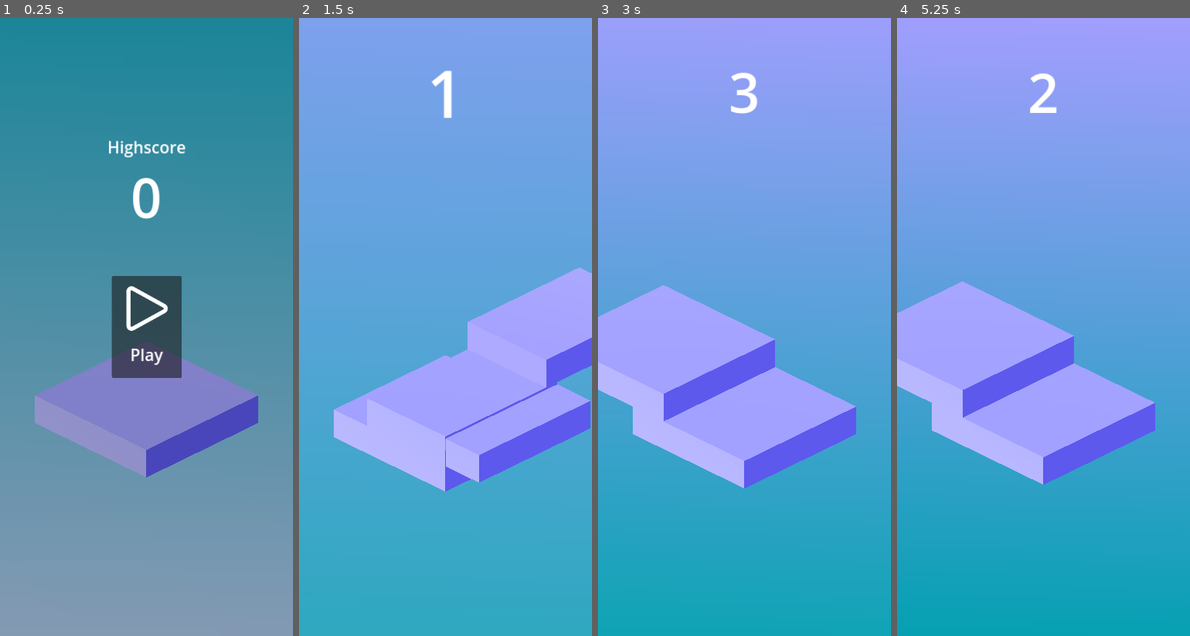
Above: before the commit, frames 1-4 (left to right).
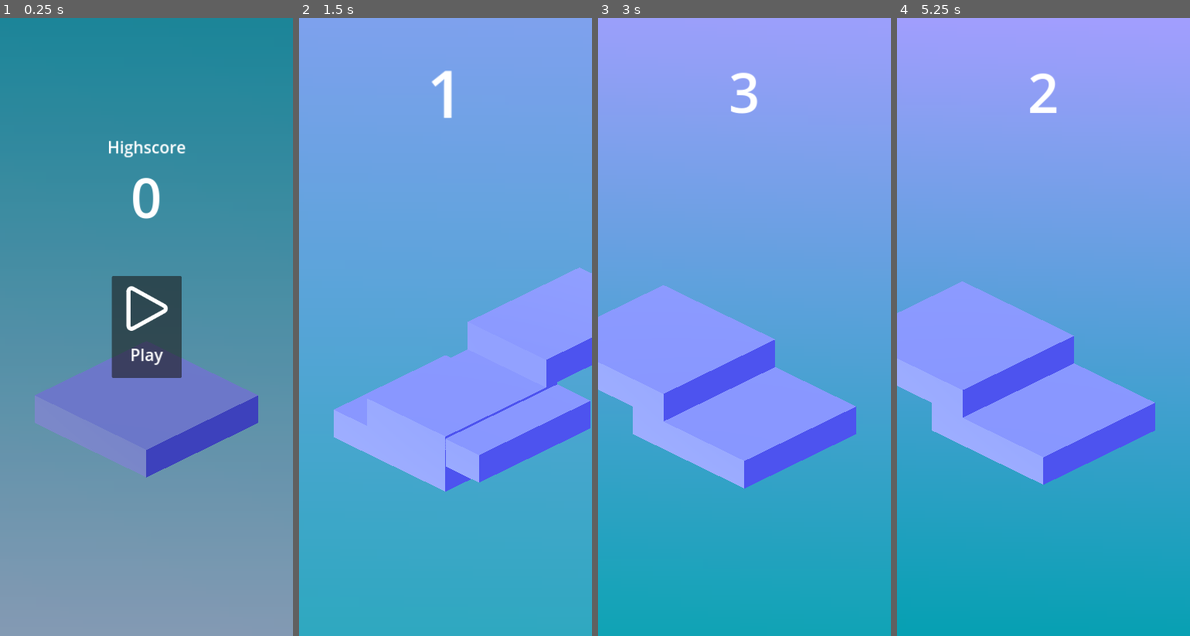
Above: after the commit, the same moments.

Repository: SkaceKamen/stack-it
Game: Godot game, scene res://main.tscn
The game is run twice, just before and just after one commit, with the same random seed, the same clock (stepped at 60 frames per second) and the same inputs.
Inputs (mouse positions are in pixels of both pictures, inside the frame that each line leads up to):
- Up to frame 1 (0.25 s): no input
- Up to frame 2 (1.5 s): click (445, 327) at 0.5 s; move the mouse to (509, 296) at 1.27 s; click (509, 296) at 1.42 s
- Up to frame 3 (3 s): tap Space (ui_select) at 1.52, 2.27 s; move the mouse to (685, 357) at 2.02 s; click (685, 357) at 2.17 s; click (744, 320) at 2.75 s
- Up to frame 4 (5.25 s): move the mouse to (1072, 191) at 3.52 s; click (1072, 191) at 3.67 s; move the mouse to (1028, 450) at 4.27 s; click (1028, 450) at 4.42 s; tap Space (ui_select) at 4.52 s; click (1043, 320) at 5 s

The runs differ from the first frame. In frame 2, 15% of the frame differs, in the area x 11-100%, y 40-77%; in frame 3, 14%; in frame 4, 14%.

Commit message:
Working on multi skin support

Diff:
--- a/blue_skin.tscn
+++ b/blue_skin.tscn
@@ -1,6 +1,10 @@
-[gd_scene load_steps=4 format=3 uid="uid://coaea6xflebpp"]
+[gd_scene load_steps=5 format=3 uid="uid://coaea6xflebpp"]
 
 [ext_resource type="PackedScene" uid="uid://2m63hvaa5rmy" path="res://gradient_skin.tscn" id="1_8wjhd"]
+
+[sub_resource type="Gradient" id="Gradient_iaff2"]
+offsets = PackedFloat32Array(0, 0.507003, 1)
+colors = PackedColorArray(0.557864, 0.626491, 1, 1, 0.701885, 0.710451, 0.932726, 1, 0, 0.518732, 0.875375, 1)
 
 [sub_resource type="StandardMaterial3D" id="StandardMaterial3D_manhf"]
 resource_local_to_scene = true
@@ -11,6 +15,7 @@
 size = Vector3(1, 0.2, 1)
 
 [node name="gradient_skin" instance=ExtResource("1_8wjhd")]
+gradient = SubResource("Gradient_iaff2")
 
 [node name="MeshInstance3D" parent="." index="0"]
 mesh = SubResource("BoxMesh_v710x")
--- /dev/null
+++ b/game_data.gd
@@ -0,0 +1,4 @@
+extends Resource
+class_name GameData
+
+@export() var skins: Array[SkinData] = []
--- /dev/null
+++ b/game_data.tres
@@ -0,0 +1,20 @@
+[gd_resource type="Resource" script_class="GameData" load_steps=7 format=3 uid="uid://b1w725cocdhbd"]
+
+[ext_resource type="Script" path="res://game_data.gd" id="1_qfawb"]
+[ext_resource type="Script" path="res://skin_data.gd" id="2_ckx80"]
+[ext_resource type="PackedScene" uid="uid://coaea6xflebpp" path="res://blue_skin.tscn" id="3_qvnpl"]
+[ext_resource type="PackedScene" uid="uid://dkrji788kte3t" path="res://raindow_skin.tscn" id="4_glt64"]
+
+[sub_resource type="Resource" id="Resource_e6ivh"]
+script = ExtResource("2_ckx80")
+name = "blue"
+prefab = ExtResource("3_qvnpl")
+
+[sub_resource type="Resource" id="Resource_4l75o"]
+script = ExtResource("2_ckx80")
+name = "rainbow"
+prefab = ExtResource("4_glt64")
+
+[resource]
+script = ExtResource("1_qfawb")
+skins = Array[ExtResource("2_ckx80")]([SubResource("Resource_e6ivh"), SubResource("Resource_4l75o")])
--- a/gradient_skin.tscn
+++ b/gradient_skin.tscn
@@ -3,8 +3,8 @@
 [ext_resource type="Script" path="res://gradient_skin.gd" id="1_37e0w"]
 
 [sub_resource type="Gradient" id="Gradient_wt8hh"]
-offsets = PackedFloat32Array(0, 0.504202, 1)
-colors = PackedColorArray(0.666961, 0.67052, 0.990465, 1, 0.768031, 0.464275, 0.908528, 1, 0.470079, 0.354864, 0.853899, 1)
+offsets = PackedFloat32Array(0, 0.498599, 1)
+colors = PackedColorArray(0.557864, 0.626491, 1, 1, 0.549788, 0.847815, 0, 1, 1, 0.200034, 0.466463, 1)
 
 [sub_resource type="StandardMaterial3D" id="StandardMaterial3D_in454"]
 resource_local_to_scene = true
--- a/main.tscn
+++ b/main.tscn
@@ -266,7 +266,7 @@
 layer = 3
 script = ExtResource("4_6npex")
 score_label = NodePath("Ingame/Score/ScoreLabel")
-animation_player = NodePath("Ingame/AnimationPlayer")
+animation_player = NodePath("Ingame/IngameAnimationPlayer")
 ingame = NodePath("Ingame")
 menu_screen = NodePath("MenuScreen")
 game_end_screen = NodePath("GameEndScreen")
@@ -280,7 +280,7 @@
 grow_horizontal = 2
 grow_vertical = 2
 
-[node name="AnimationPlayer" type="AnimationPlayer" parent="UIManager/Ingame"]
+[node name="IngameAnimationPlayer" type="AnimationPlayer" parent="UIManager/Ingame"]
 root_node = NodePath("../../..")
 libraries = {
 "": SubResource("AnimationLibrary_uohg3")
@@ -450,6 +450,7 @@
 vertical_alignment = 1
 
 [node name="MenuScreen" type="Control" parent="UIManager" node_paths=PackedStringArray("start_button", "high_score_label")]
+visible = false
 layout_mode = 3
 anchors_preset = 15
 anchor_right = 1.0
--- /dev/null
+++ b/raindow_skin.tscn
@@ -0,0 +1,16 @@
+[gd_scene load_steps=4 format=3 uid="uid://dkrji788kte3t"]
+
+[ext_resource type="PackedScene" uid="uid://2m63hvaa5rmy" path="res://gradient_skin.tscn" id="1_66g5n"]
+
+[sub_resource type="StandardMaterial3D" id="StandardMaterial3D_8iyjb"]
+resource_local_to_scene = true
+
+[sub_resource type="BoxMesh" id="BoxMesh_hyonv"]
+resource_local_to_scene = true
+material = SubResource("StandardMaterial3D_8iyjb")
+size = Vector3(1, 0.2, 1)
+
+[node name="ranbow_skin" instance=ExtResource("1_66g5n")]
+
+[node name="MeshInstance3D" parent="." index="0"]
+mesh = SubResource("BoxMesh_hyonv")
--- /dev/null
+++ b/skin_data.gd
@@ -0,0 +1,5 @@
+extends Resource
+class_name SkinData
+
+@export() var name: String = ""
+@export() var prefab: PackedScene
